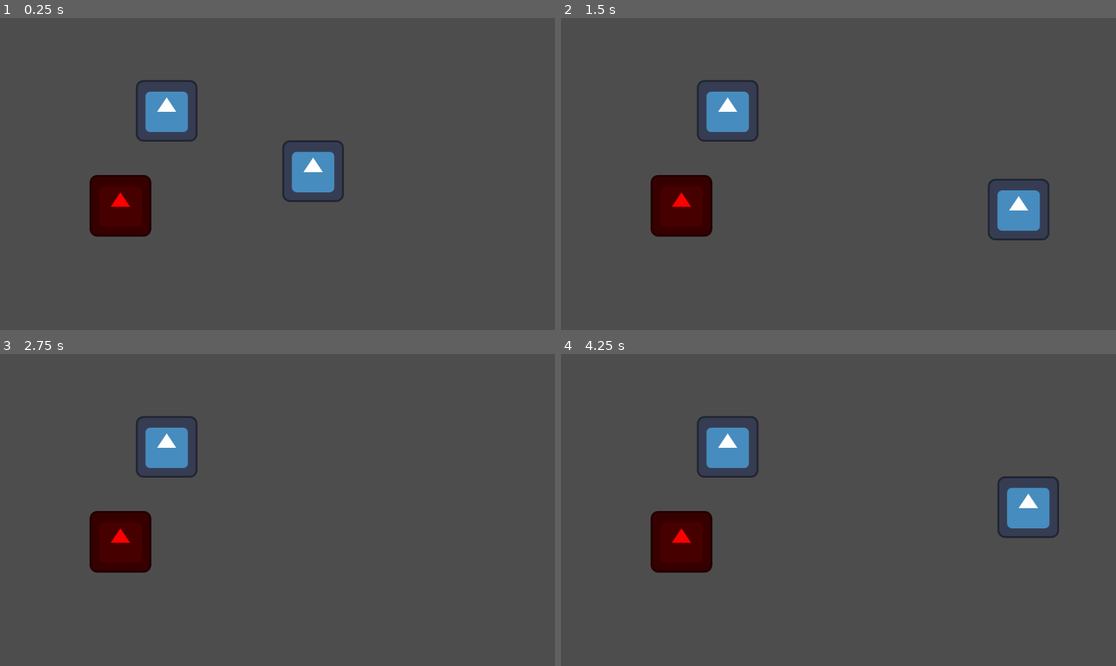
Above: before the commit, frames 1-4 (two rows, left to right).
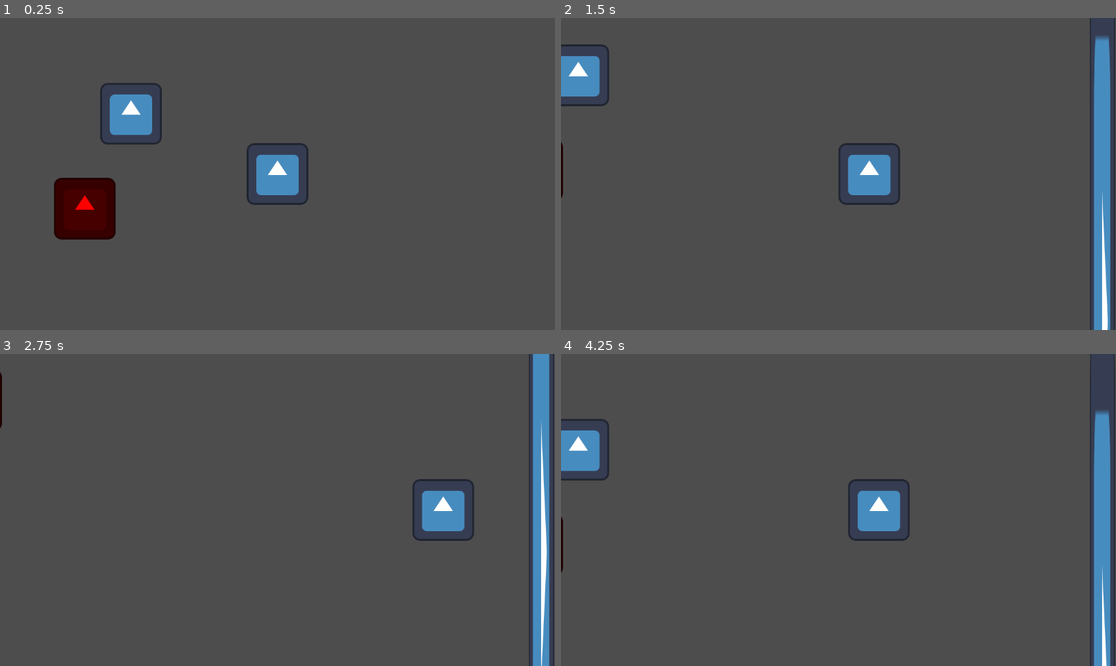
Above: after the commit, the same moments.

Repository: macmist/teleporshooter
Game: Godot game, scene res://scenes/main.tscn
The game is run twice, just before and just after one commit, with the same random seed, the same clock (stepped at 60 frames per second) and the same inputs. The engine's default icon, where the game draws it, is replaced by a stand-in: a white triangle on a blue panel in a dark square.
Inputs:
- Up to frame 1 (0.25 s): no input
- Up to frame 2 (1.5 s): tap Enter at 0.5 s; hold D (move_right) 0.53-1.28 s; tap Down (look_down) at 0.6 s; hold S (move_down) from 1.28 s (still down); tap Left (look_left) at 1.35 s
- Up to frame 3 (2.75 s): release S (move_down) at 2.03 s; hold D (move_right) from 2.03 s (still down); tap Right (look_right) at 2.1 s
- Up to frame 4 (4.25 s): release D (move_right) at 2.78 s; hold W (move_up) 2.78-3.53 s; tap Up (look_up) at 2.85 s; hold A (move_left) from 3.53 s (still down); tap Space (shoot) at 3.6 s

The runs differ from the first frame. In frame 1, 7.0% of the frame differs, in the area x 9-62%, y 19-72%; in frame 2, 10%, in the area x 0-100%, y 0-100%; in frame 3, 8.2%; in frame 4, 9.9%.

Commit message:
feat: door opening when pressing plate + bounded the room

Diff:
--- a/scenes/door/door.gd
+++ b/scenes/door/door.gd
@@ -1,32 +1,24 @@
-extends Area2D
+extends Node2D
 
 class_name Door
 
-@onready var sprite: Sprite2D = $Sprite2D
-@onready var collision: CollisionShape2D = $CollisionShape2D
+@onready var collider = $StaticBody2D/CollisionShape2D
+@onready var sprite = $Sprite2D
+
 
 
 var is_open = false
 
-# Called when the node enters the scene tree for the first time.
-func _ready() -> void:
+func _ready():
 	close()
 
-
-# Called every frame. 'delta' is the elapsed time since the previous frame.
-func _process(delta: float) -> void:
-	pass
-
-
 func open():
-	print('opening')
 	is_open = true
-	collision.disabled = true
-	sprite.modulate = Color(0,1,0)
-
+	collider.set_deferred("disabled", true)
+	sprite.modulate = Color(0, 1, 0)
 
 func close():
-	print('closing')
 	is_open = false
-	collision.disabled = false
-	sprite.modulate = Color(1,0,0)
+	collider.set_deferred("disabled", false)
+
+	sprite.modulate = Color(1, 0, 0)
--- a/scenes/door/door.tscn
+++ b/scenes/door/door.tscn
@@ -6,11 +6,21 @@
 [sub_resource type="RectangleShape2D" id="RectangleShape2D_6pr7u"]
 size = Vector2(128, 128)
 
-[node name="Door" type="Area2D"]
+[sub_resource type="RectangleShape2D" id="RectangleShape2D_5f0m1"]
+size = Vector2(128, 128)
+
+[node name="Door" type="Node2D"]
 script = ExtResource("1_repp7")
 
 [node name="Sprite2D" type="Sprite2D" parent="."]
 texture = ExtResource("2_77nyt")
 
-[node name="CollisionShape2D" type="CollisionShape2D" parent="."]
+[node name="Area2D" type="Area2D" parent="."]
+
+[node name="CollisionShape2D" type="CollisionShape2D" parent="Area2D"]
 shape = SubResource("RectangleShape2D_6pr7u")
+
+[node name="StaticBody2D" type="StaticBody2D" parent="."]
+
+[node name="CollisionShape2D" type="CollisionShape2D" parent="StaticBody2D"]
+shape = SubResource("RectangleShape2D_5f0m1")
--- a/scenes/main.gd
+++ b/scenes/main.gd
@@ -3,6 +3,16 @@
 @onready var pressure_plate: PressurePlate = $PressurePlate
 @onready var door: Door = $Door
 
+@onready var camera: Camera2D = $Player/Camera2D
+@onready var top_left: Marker2D = $"Top-Left"
+@onready var bottom_right: Marker2D = $"Bottom-Right"
+
 func _ready() -> void:
 	pressure_plate.activable_component.activated.connect(door.open)
 	pressure_plate.activable_component.deactivated.connect(door.close)
+
+
+	camera.limit_left = top_left.position.x
+	camera.limit_top = top_left.position.y
+	camera.limit_right = bottom_right.position.x
+	camera.limit_bottom =bottom_right.position.y
--- a/scenes/main.tscn
+++ b/scenes/main.tscn
@@ -1,12 +1,19 @@
-[gd_scene load_steps=5 format=3 uid="uid://bkvr3q7swllk6"]
+[gd_scene load_steps=6 format=3 uid="uid://bkvr3q7swllk6"]
 
 [ext_resource type="Script" path="res://scenes/main.gd" id="1_c3p2d"]
 [ext_resource type="PackedScene" uid="uid://dwrc6nqqk1r1l" path="res://scenes/player/Player.tscn" id="1_s4sbr"]
 [ext_resource type="PackedScene" uid="uid://vkydb65i7023" path="res://scenes/door/door.tscn" id="2_s4i3u"]
 [ext_resource type="PackedScene" uid="uid://urn5fc546r8q" path="res://scenes/pressure_plate/pressure_plate.tscn" id="2_tqn14"]
+[ext_resource type="Texture2D" uid="uid://cjs6x5o5fqbqo" path="res://icon.svg" id="5_4k2tt"]
 
 [node name="Node2D" type="Node2D"]
 script = ExtResource("1_c3p2d")
+
+[node name="Top-Left" type="Marker2D" parent="."]
+position = Vector2(-225, -134)
+
+[node name="Bottom-Right" type="Marker2D" parent="."]
+position = Vector2(1462, 1518)
 
 [node name="PressurePlate" parent="." instance=ExtResource("2_tqn14")]
 position = Vector2(346, 193)
@@ -16,3 +23,27 @@
 
 [node name="Door" parent="." instance=ExtResource("2_s4i3u")]
 position = Vector2(250, 390)
+
+[node name="Walls" type="Node2D" parent="."]
+
+[node name="Sprite2D" type="Sprite2D" parent="Walls"]
+position = Vector2(618, -111)
+scale = Vector2(13.4, 0.399999)
+texture = ExtResource("5_4k2tt")
+
+[node name="Sprite2D2" type="Sprite2D" parent="Walls"]
+position = Vector2(618, 1500)
+scale = Vector2(13.4, 0.399999)
+texture = ExtResource("5_4k2tt")
+
+[node name="Sprite2D3" type="Sprite2D" parent="Walls"]
+position = Vector2(-206, 705)
+rotation = 1.5708
+scale = Vector2(13.4, 0.399999)
+texture = ExtResource("5_4k2tt")
+
+[node name="Sprite2D4" type="Sprite2D" parent="Walls"]
+position = Vector2(1434, 705)
+rotation = 1.5708
+scale = Vector2(13.4, 0.399999)
+texture = ExtResource("5_4k2tt")
--- a/scenes/player/Player.tscn
+++ b/scenes/player/Player.tscn
@@ -19,3 +19,5 @@
 
 [node name="Bullet Spawner" type="Marker2D" parent="."]
 position = Vector2(0, 64)
+
+[node name="Camera2D" type="Camera2D" parent="."]
Not shown: 1 places in scenes/door/door.tscn that only renumber resources
